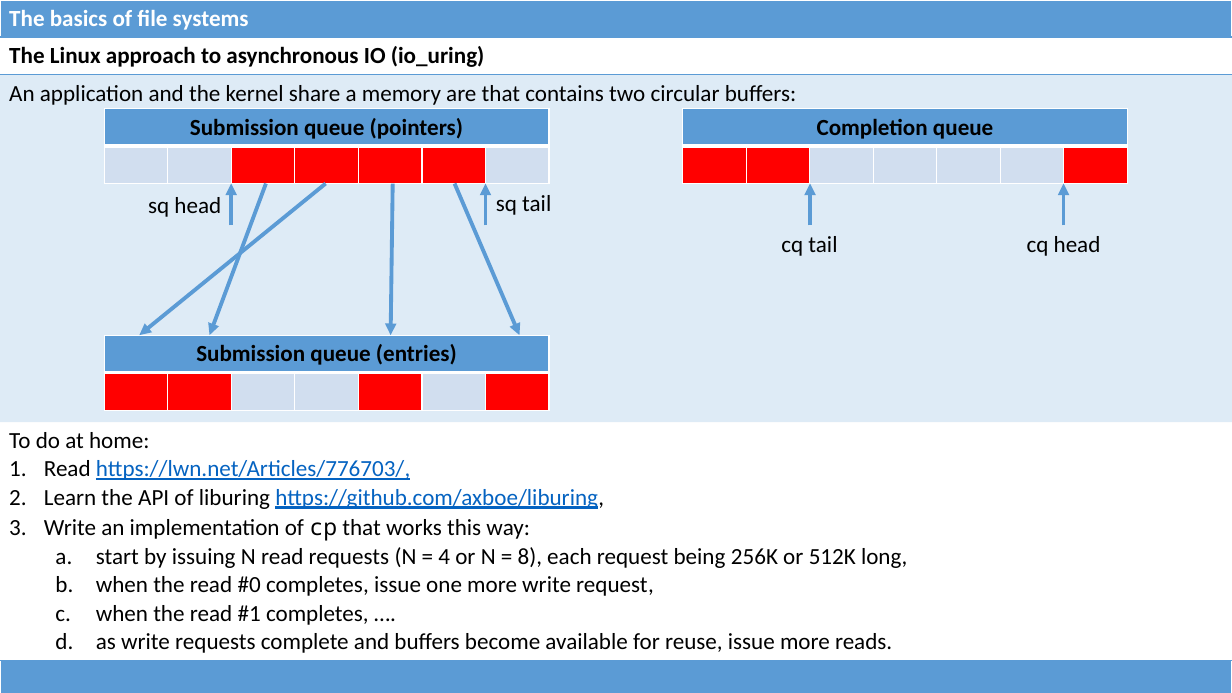
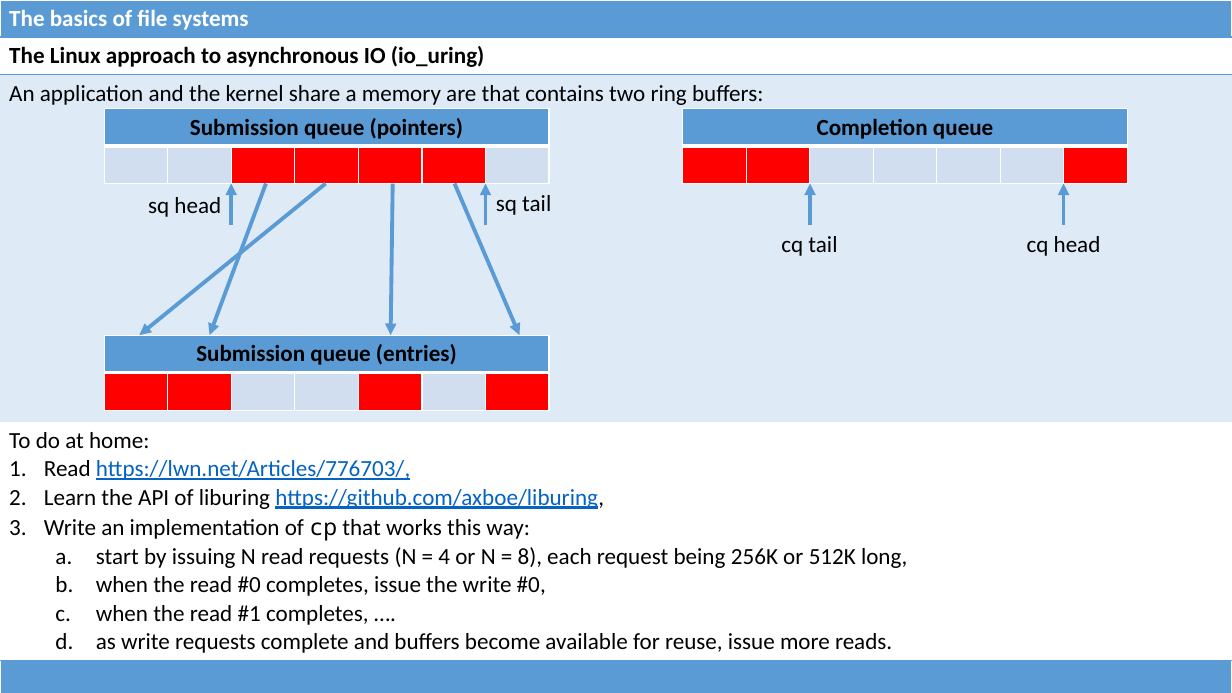
Before and after one commit to dominiquelefevre/filesystems-101-jb, a slide deck: slide 43 of talks/src/class02.pptx (slide 42 before the commit). Drawn at 1232x693 pixels with LibreOffice and Linux fonts; fonts in the diff are those of the drawing. Boxes give left, top, right and bottom in pixels: in the first picture for what was removed or moved away, otherwise in the second. Text is boxed around its words. In the diff, an @@ line names an element or a change of style, - is before the commit and + after.

Commit message:
class02: registered buffers + misc improvements.

```diff
--- a/talks/src/class02.pptx
+++ b/talks/src/class02.pptx
@@ table at [0,37,1232,657] @@
-row 2, column 1: An application and the kernel share a memory are that contains two circular buffers:
+row 2, column 1: An application and the kernel share a memory are that contains two ring buffers:
-row 3, column 1: To do at home: / Read https://lwn.net/Articles/776703/, / Learn the API of liburing https://github.com/axboe/liburing, / Write an implementation of cp that works this way: / start by issuing N read requests (N = 4 or N = 8), each request being 256K or 512K long, / when the read #0 completes, issue one more write request, / when the read #1 completes, …. / as write requests complete and buffers become available for reuse, issue more reads.
+row 3, column 1: To do at home: / Read https://lwn.net/Articles/776703/, / Learn the API of liburing https://github.com/axboe/liburing, / Write an implementation of cp that works this way: / start by issuing N read requests (N = 4 or N = 8), each request being 256K or 512K long, / when the read #0 completes, issue the write #0, / when the read #1 completes, …. / as write requests complete and buffers become available for reuse, issue more reads.
```
Also in this commit, not shown: 8 other slides changed, 7 slides added, 1 other file.
